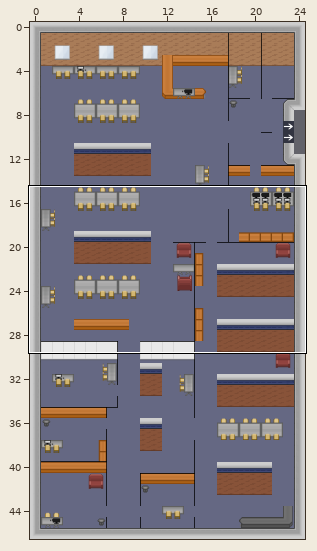
Level history. Tiled map: map/mediatheque.tmx. Above, an overview of the earlier version with the close-up marked.
Close-up. Earlier state:
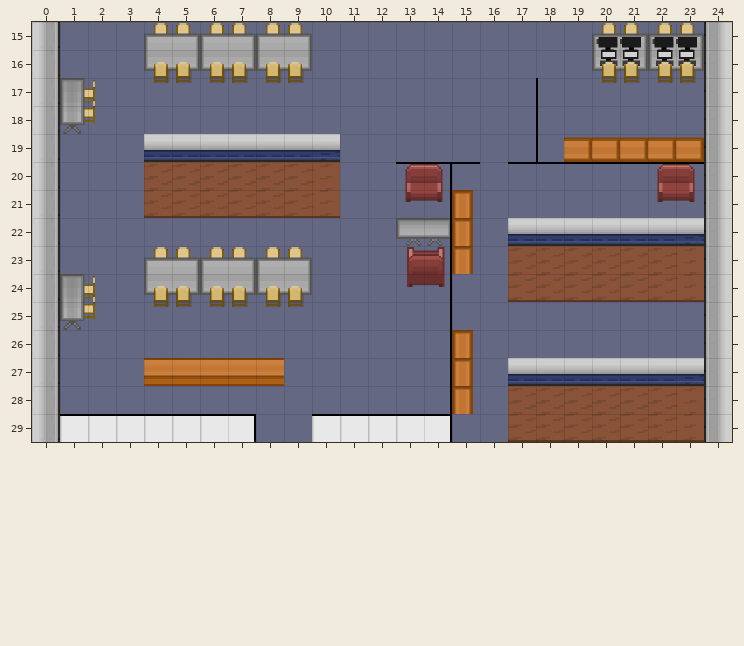
Cells are 48x48 px. Shown: x 0..24, y 15..29. The commit also changed other parts of the map, which this record leaves out. Tiles whose own drawing changed are shown in their newer look in all pictures.
The result:
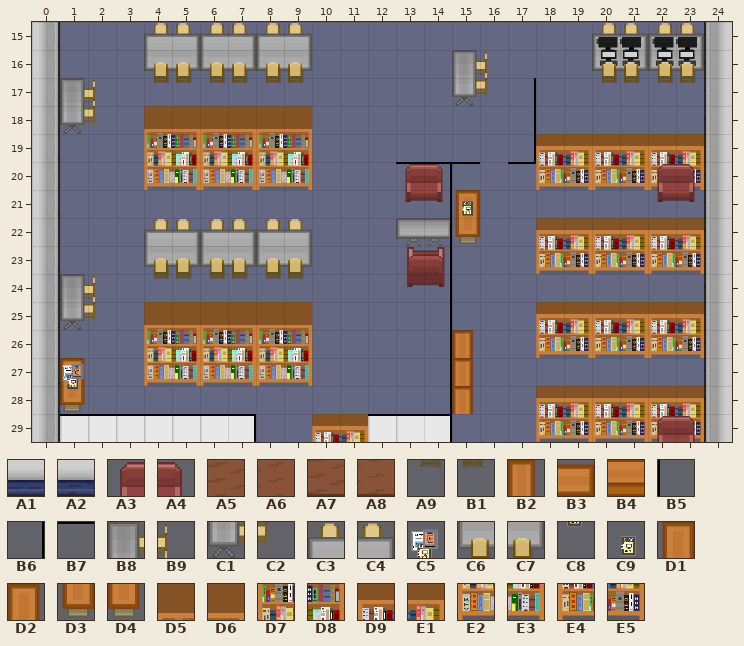
Key: from "tilesheet": A1 261, A2 262, A3 272, A4 273, A5 281, A6 282, A7 301, A8 302, A9 334, B1 335, B2 390, B3 411, B4 470, B5 526, B6 528, B7 529, B8 533, B9 534, C1 553, C2 554, C3 573, C4 574, C5 586, C6 593, C7 594, C8 606, C9 608, D1 615, D2 616, D3 635, D4 636, D5 660, D6 661, D7 680, D8 681, D9 682, E1 683, E2 700, E3 701, E4 702, E5 703.
__ is an empty cell.
Difference:
Layer "floor 2":
y 24: x 4..9 __ __ __ __ __ __ -> A9 B1 A9 B1 A9 B1
y 25: x 4..9 A9 B1 A9 B1 A9 B1 -> __ __ __ __ __ __
Layer "wall":
y 16: x 15..16 __ __ -> B8 B9
y 17: x 15..16 __ __ -> C1 C2
y 18: x 4..9 __ __ __ __ __ __ -> D5 D6 D5 D6 D5 D6
y 19: x 4..10 A1 A1 A1 A1 A1 A1 A2 -> D7 D8 D7 D8 D7 D8 __; x 18..23 __ B3 B3 B3 B3 B3 -> D9 E1 D9 E1 D9 E1
y 20: x 4..10 A5 A5 A5 A5 A5 A5 A6 -> E2 E3 E2 E3 E2 E3 __; x 18..23 __ __ __ __ A3 A4 -> E4 E5 E4 E5 E4 E5
y 21: x 4..10 A7 A7 A7 A7 A7 A7 A8 -> __ __ __ __ __ __ __
y 22: x 4..9 __ __ __ __ __ __ -> C3 C4 C3 C4 C3 C4; x 17..23 A1 A1 A1 A1 A1 A1 A2 -> __ D9 E1 D9 E1 D9 E1
y 23: x 4..9 C3 C4 C3 C4 C3 C4 -> C6 C7 C6 C7 C6 C7; x 17..23 A5 A5 A5 A5 A5 A5 A6 -> __ E4 E5 E4 E5 E4 E5
y 24: x 4..9 C6 C7 C6 C7 C6 C7 -> __ __ __ __ __ __; x 17..23 A7 A7 A7 A7 A7 A7 A8 -> __ __ __ __ __ __ __
y 25: x 4..9 __ __ __ __ __ __ -> D5 D6 D5 D6 D5 D6; x 18..23 __ __ __ __ __ __ -> D9 E1 D9 E1 D9 E1
y 26: x 4..9 __ __ __ __ __ __ -> D7 D8 D7 D8 D7 D8; x 18..23 __ __ __ __ __ __ -> E4 E5 E4 E5 E4 E5
y 27: x 1 __ -> D2; x 4..9 __ __ __ __ __ __ -> E2 E3 E2 E3 E2 E3; x 17..23 A1 A1 A1 A1 A1 A1 A2 -> __ __ __ __ __ __ __
y 28: x 1 __ -> D4; x 17..23 A5 A5 A5 A5 A5 A5 A6 -> __ D9 E1 D9 E1 D9 E1
y 29: x 17..23 A7 A7 A7 A7 A7 A7 A8 -> __ E4 E5 E4 E5 E4 E5
Layer "wall 2":
y 17..19: x 17..18 __ B5 -> B6 __
y 20: x 22..23 __ __ -> A3 A4
y 21: x 15 B2 -> D1
y 22: x 15 B2 -> D3
y 23: x 15 B2 -> __
y 27: x 1 __ -> C5; x 4..8 B4 B4 B4 B4 B4 -> __ __ __ __ __
y 28: x 1 __ -> C8
y 29: x 10..11 B7 B7 -> D9 E1; x 22..23 __ __ -> A3 A4
Layer "wall 3":
y 20: x 18..23 B7 B7 B7 B7 B7 B7 -> __ __ __ __ __ __
y 21: x 15 __ -> C9
